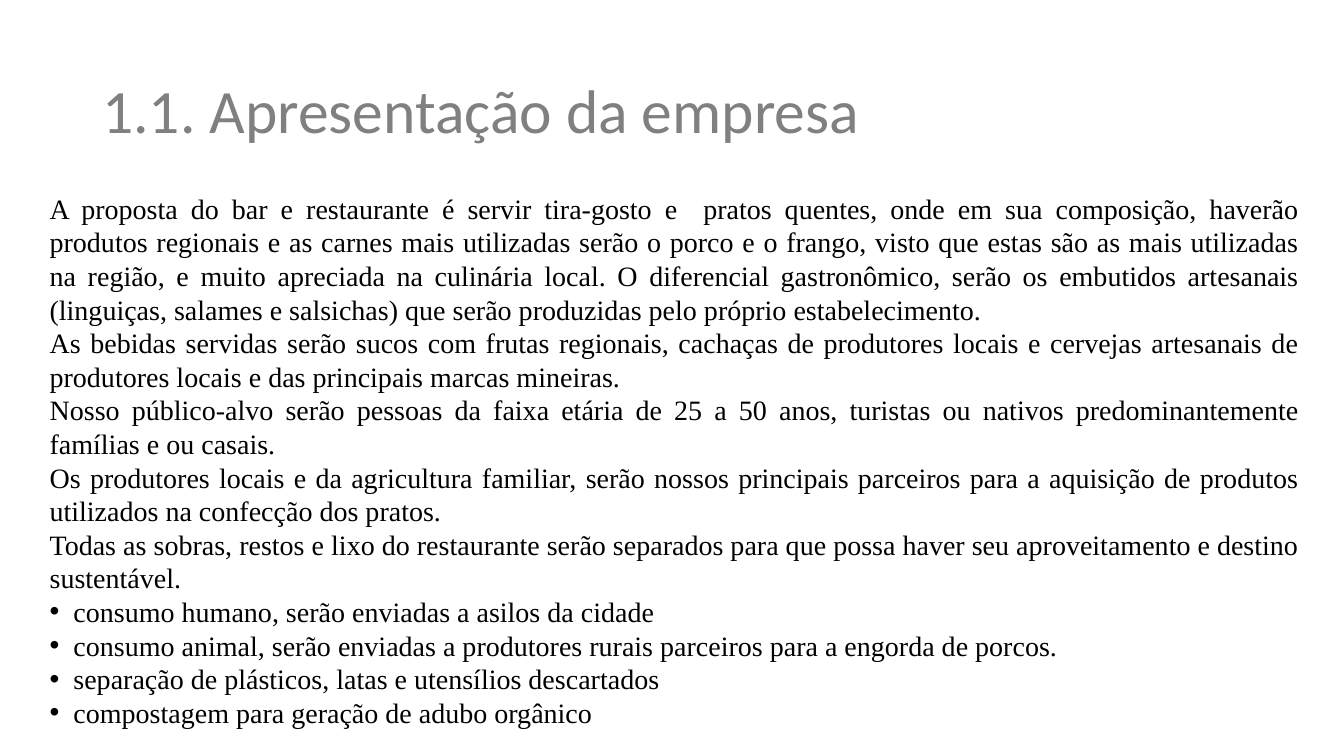
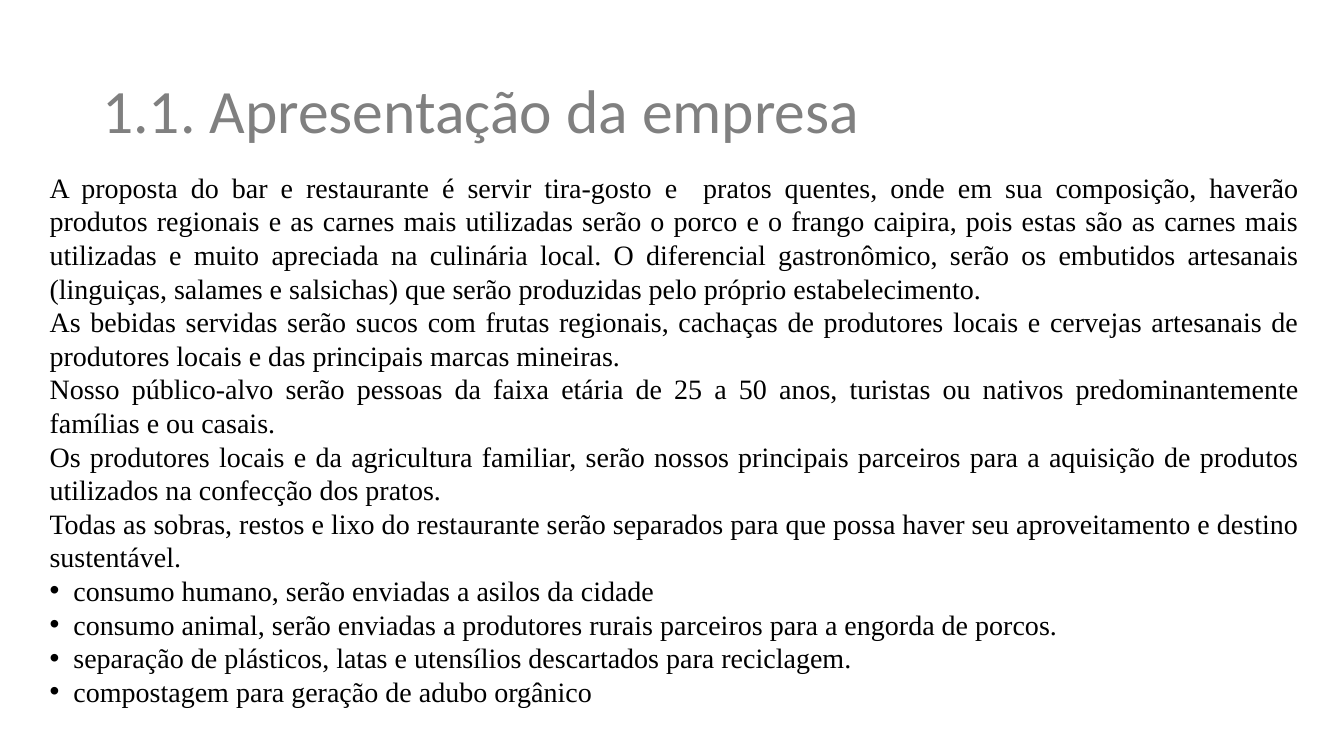
Before and after one commit to renatomarcio18081971/trabalhodeconclusao, a slide deck: slide 3 of plano-de-negocios-restaurante-tioto.pptx. Drawn at 1344x756 pixels with LibreOffice and Linux fonts; fonts in the diff are those of the drawing; background and template pictures are left out. Boxes give left, top, right and bottom in pixels: in the first picture for what was removed or moved away, otherwise in the second. Text is boxed around its words. In the diff, an @@ line names an element or a change of style, - is before the commit and + after.

Commit message:
finalizado produtos e servicos

```diff
--- a/plano-de-negocios-restaurante-tioto.pptx
+++ b/plano-de-negocios-restaurante-tioto.pptx
@@ text "A proposta do bar e ...": place and size @@
-text "A proposta do bar e ..." at [50,199,1299,728]
+text "A proposta do bar e ..." at [50,178,1299,707]
@@ text at [50,178,1298,304]: text changed @@
-A proposta do bar e restaurante é servir tira-gosto e pratos quentes, onde em sua composição, haverão produtos regionais e as carnes mais utilizadas serão o porco e o frango, visto que estas são as mais utilizadas na região, e muito apreciada na culinária local. O diferencial gastronômico, serão os embutidos artesanais (linguiças, salames e salsichas) que serão produzidas pelo próprio estabelecimento.
+A proposta do bar e restaurante é servir tira-gosto e pratos quentes, onde em sua composição, haverão produtos regionais e as carnes mais utilizadas serão o porco e o frango caipira, pois estas são as carnes mais utilizadas e muito apreciada na culinária local. O diferencial gastronômico, serão os embutidos artesanais (linguiças, salames e salsichas) que serão produzidas pelo próprio estabelecimento.
@@ text at [73,648,851,674]: text changed @@
-• separação de plásticos, latas e utensílios descartados
+• separação de plásticos, latas e utensílios descartados para reciclagem.
```
Also in this commit, not shown: 2 other slides changed.
